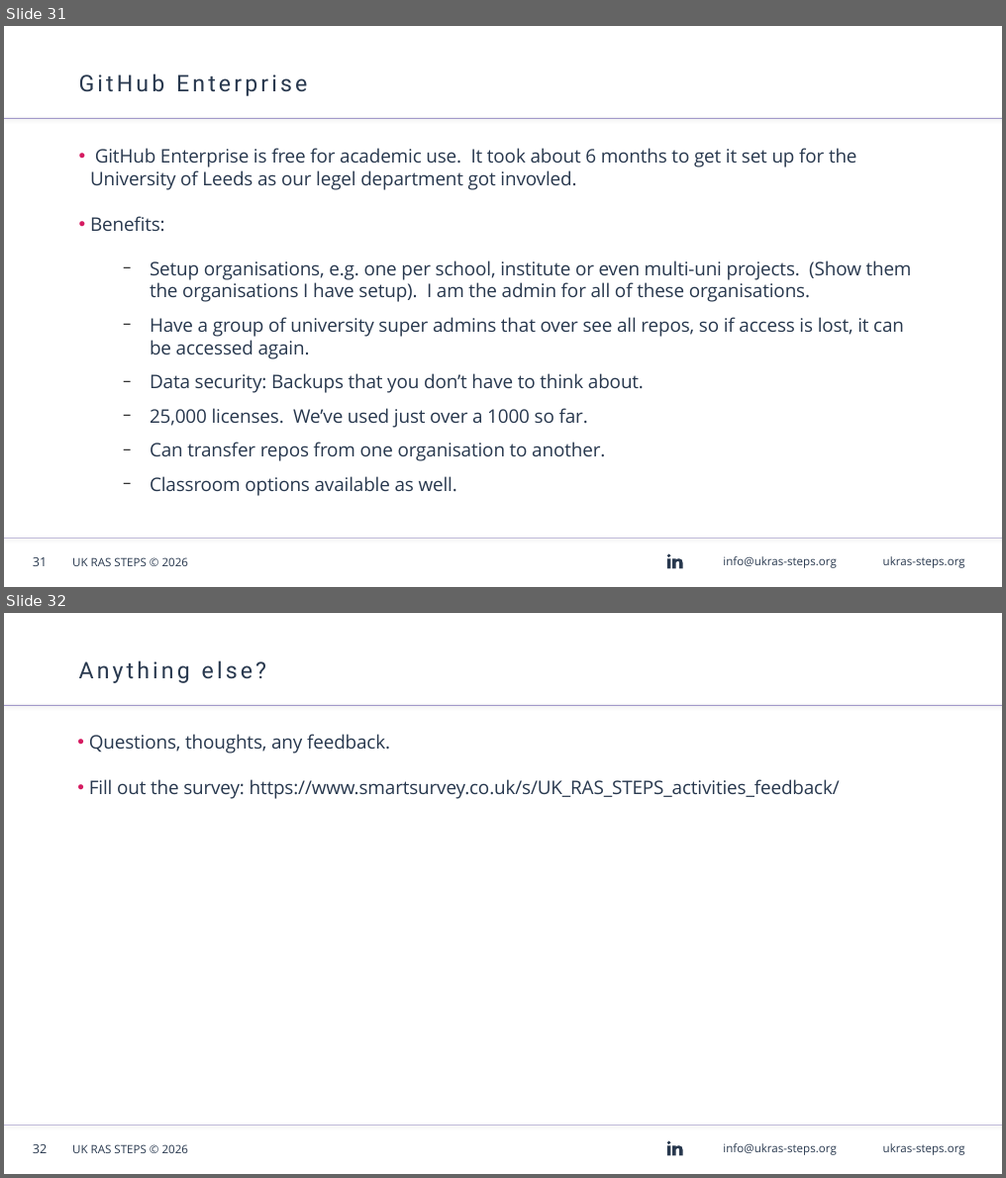
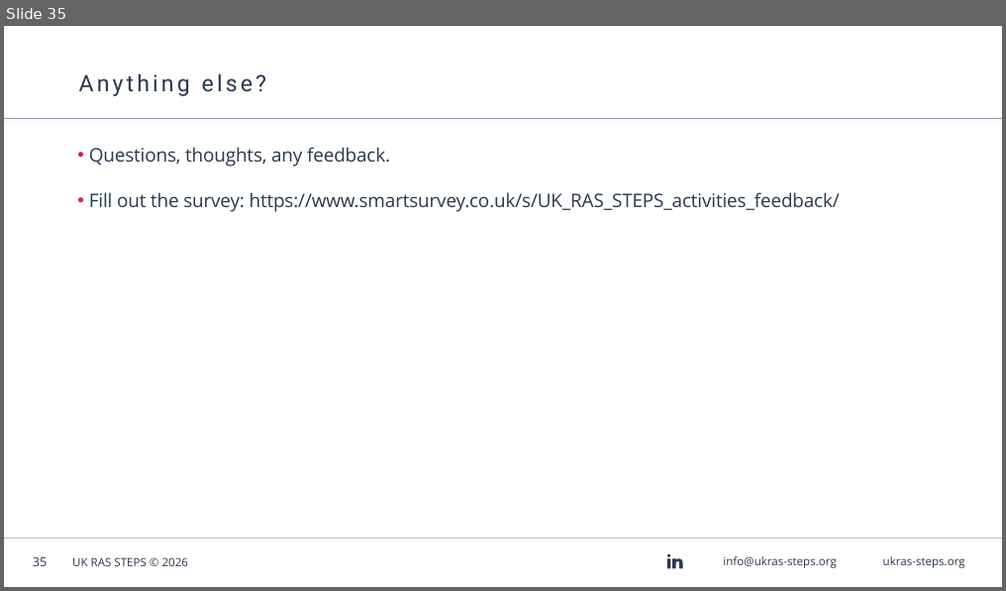
Before and after one commit to AndyBlightLeeds/git-github-workshop, a slide deck: presentation/Git & GitHub Workshop - Linux.odp. Shown one above the other, each under a label of ours: slides 31 and 32 before the commit, slide 35 after it. The pictures are 1006x1178 and 1006x591 pixels, drawn with LibreOffice and Linux fonts; fonts in the diff are those of the drawing; background and template pictures are left out. Boxes give left, top, right and bottom in pixels: in the first picture for what was removed or moved away, otherwise in the second. Text is boxed around its words. In the diff, an @@ line names an element or a change of style, - is before the commit and + after.

```diff
--- a/presentation/Git & GitHub Workshop - Linux.odp
+++ b/presentation/Git & GitHub Workshop - Linux.odp
@@ slide 31 removed at (4, 26, 1002, 587), background #FFFFFF; not listed: 7 template elements that a slide beside it also shows @@
@@ title removed at (79, 74, 307, 96) @@
-GitHub Enterprise
@@ text removed at (90, 148, 912, 496) @@
-• GitHub Enterprise is free for academic use. It took about 6 months to get it set up for the University of Leeds as our legel department got invovled.
-• Benefits:
-  − Setup organisations, e.g. one per school, institute or even multi-uni projects. (Show them the organisations I have setup). I am the admin for all of these organisations.
-  − Have a group of university super admins that over see all repos, so if access is lost, it can be accessed again.
-  − Data security: Backups that you don’t have to think about.
-  − 25,000 licenses. We’ve used just over a 1000 so far.
-  − Can transfer repos from one organisation to another.
-  − Classroom options available as well.
@@ what was slide 32 is now slide 35 @@
@@ page number at (33, 558, 47, 567): text changed @@
-32
+35
```
Also in this commit, not shown: 6 slides changed, 9 slides added, 5 other slides removed, 1 other file.
